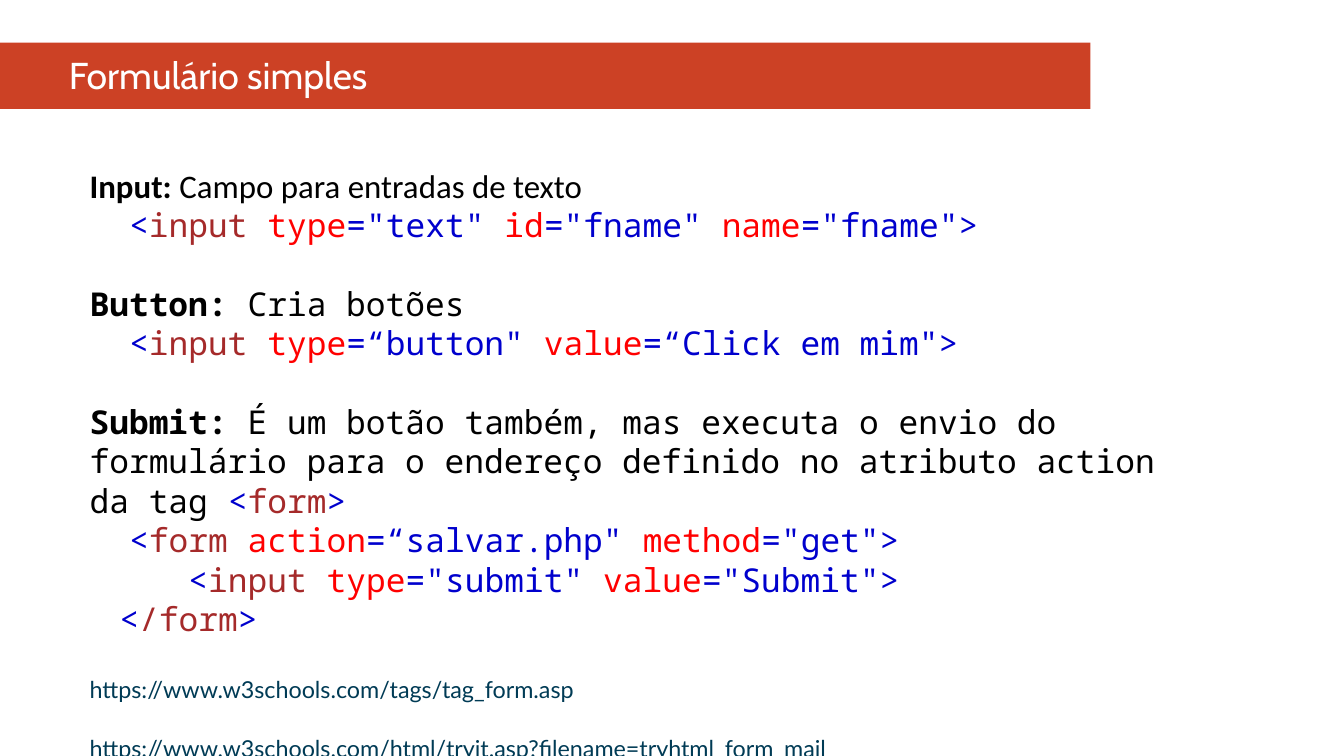
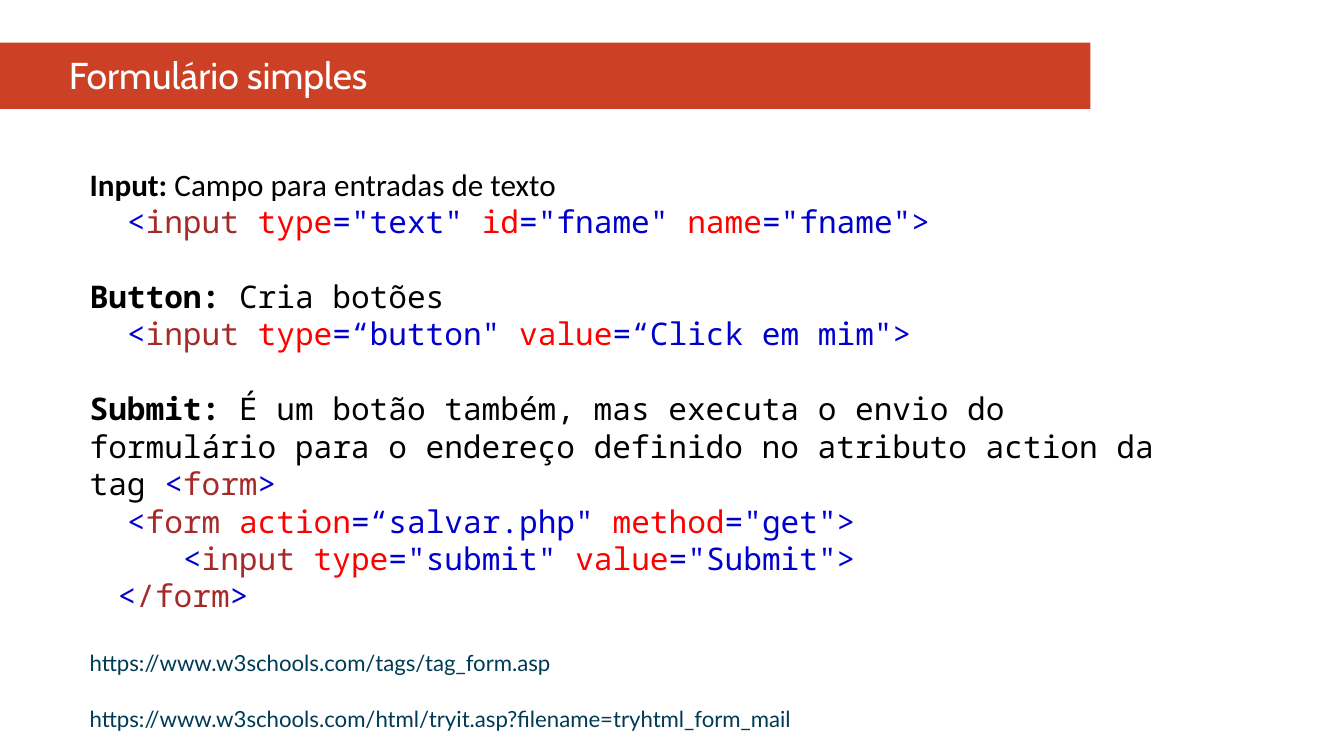
Before and after one commit to edsmcosta/desktop-tutorial, a slide deck: slide 4 of [HTML-CSS] Aula 03.pptx. Drawn at 1344x756 pixels with LibreOffice and Linux fonts; fonts in the diff are those of the drawing. Boxes give left, top, right and bottom in pixels: in the first picture for what was removed or moved away, otherwise in the second. Text is boxed around its words. In the diff, an @@ line names an element or a change of style, - is before the commit and + after.

```diff
--- a/[HTML-CSS] Aula 03.pptx
+++ b/[HTML-CSS] Aula 03.pptx
@@ text "Input: Campo para entradas de ..." at <box>90,174,1153,731</box>: size 17.6 to 16.7 pt in "Input: Campo para entradas de texto <input ...", "Button: Cria botões", "<input type=“button" value=“Click em mim">", "Submit: É um botão também, mas executa ..." and 2 more places; size 12.5 to 11.9 pt in "https://www.w3schools.com/tags/tag_form.asp", "https://www.w3schools.com/html/tryit.asp?filename=tryhtml_fo ..." @@
```
Also in this commit, not shown: 8 other slides changed, 4 other files.
